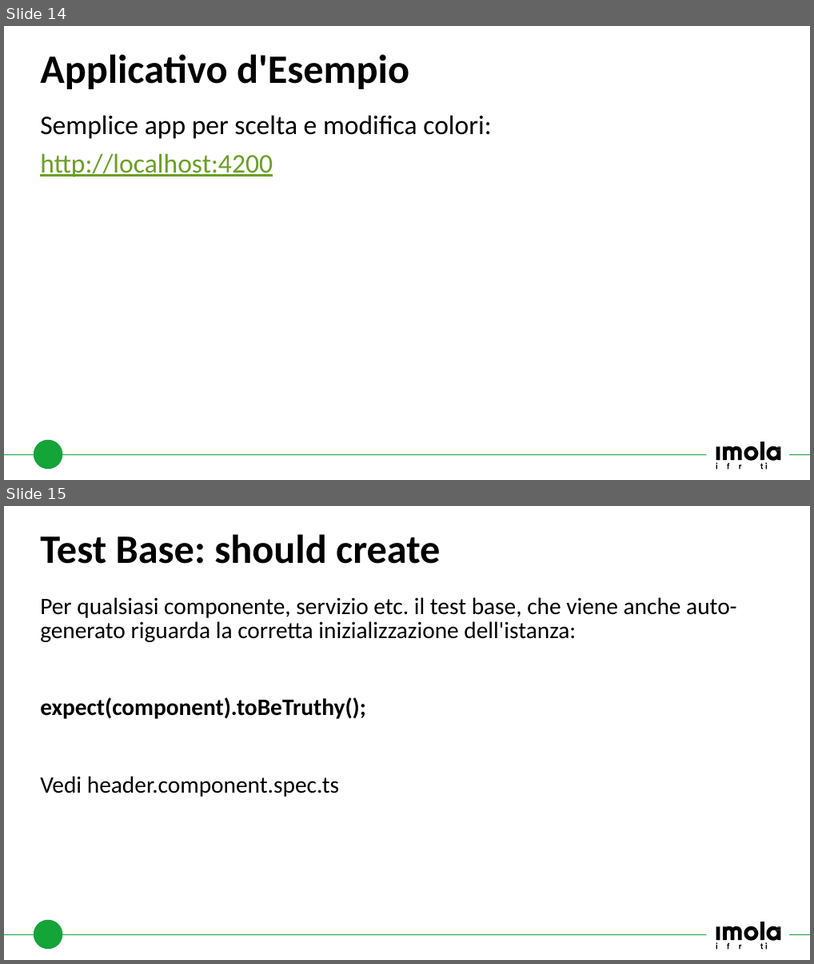
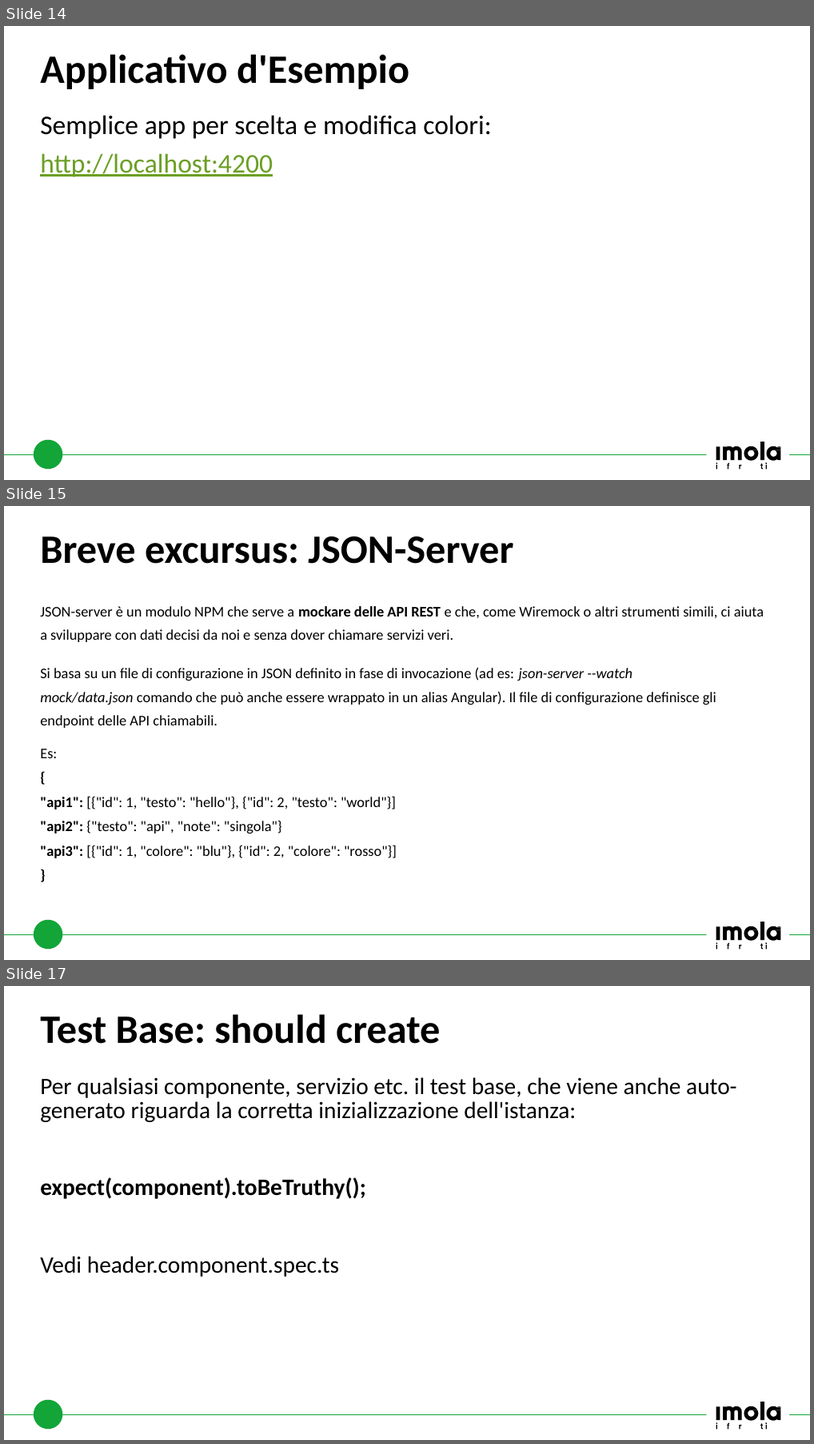
Before and after one commit to fmalvisi/angular-testing, a slide deck: documents/Principi di Software Quality.pptx. Shown one above the other, each under a label of ours: slides 14 and 15 before the commit, slides 14, 15 and 17 after it; the slides between them are not shown. The pictures are 814x964 and 814x1444 pixels, drawn with LibreOffice and Linux fonts; fonts in the diff are those of the drawing; background and template pictures are left out. Boxes give left, top, right and bottom in pixels: in the first picture for what was removed or moved away, otherwise in the second. Text is boxed around its words. In the diff, an @@ line names an element or a change of style, - is before the commit and + after.

Commit message:
added slides for JSON-Server

```diff
--- a/documents/Principi di Software Quality.pptx
+++ b/documents/Principi di Software Quality.pptx
@@ slide 15 added at box(4, 506, 810, 960), background #FFFFFF; not listed: 15 template elements that a slide beside it also shows @@
@@ title added at box(40, 536, 514, 564), 48 pt, text #000000, bold @@
+Breve excursus: JSON-Server
@@ text added at box(40, 606, 764, 858), 17.5 pt, text #000000 @@
+JSON-server è un modulo NPM che serve a mockare delle API REST e che, come Wiremock o altri strumenti simili, ci aiuta a sviluppare con dati decisi da noi e senza dover chiamare servizi veri.
+Si basa su un file di configurazione in JSON definito in fase di invocazione (ad es: json-server --watch mock/data.json comando che può anche essere wrappato in un alias Angular). Il file di configurazione definisce gli endpoint delle API chiamabili.
+Es:
+{
+"api1": [{"id": 1, "testo": "hello"}, {"id": 2, "testo": "world"}]
+"api2": {"testo": "api", "note": "singola"}
+"api3": [{"id": 1, "colore": "blu"}, {"id": 2, "colore": "rosso"}]
+}
@@ what was slide 15 is now slide 17 @@
```
Also in this commit, not shown: 1 slide changed, 1 other slide added.
